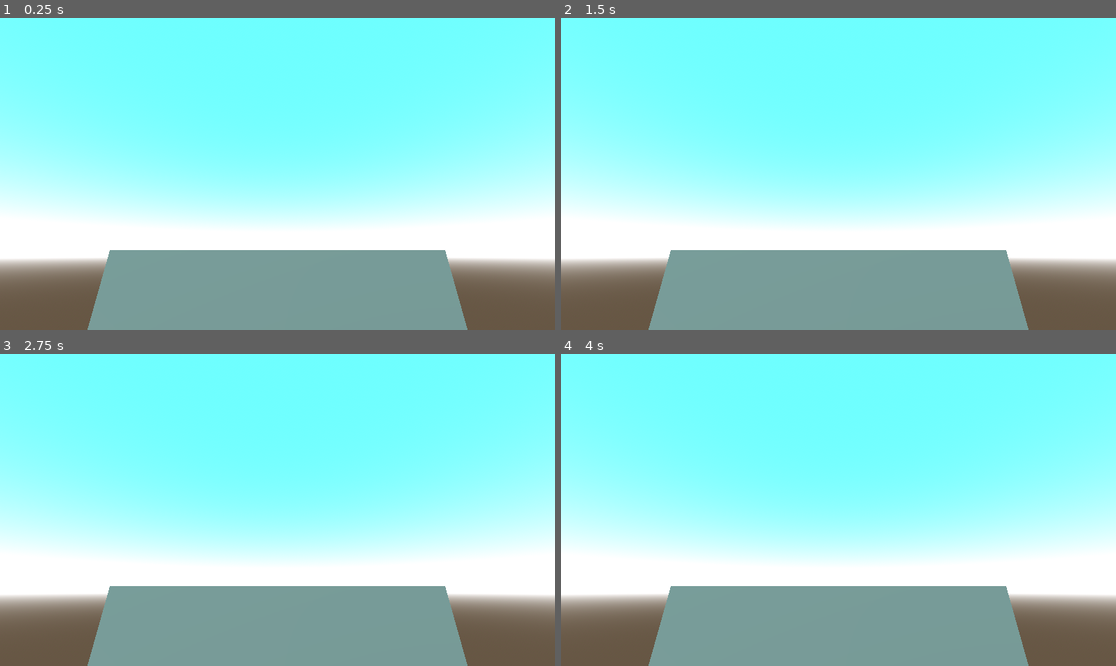
Above: before the commit, frames 1-4 (two rows, left to right).
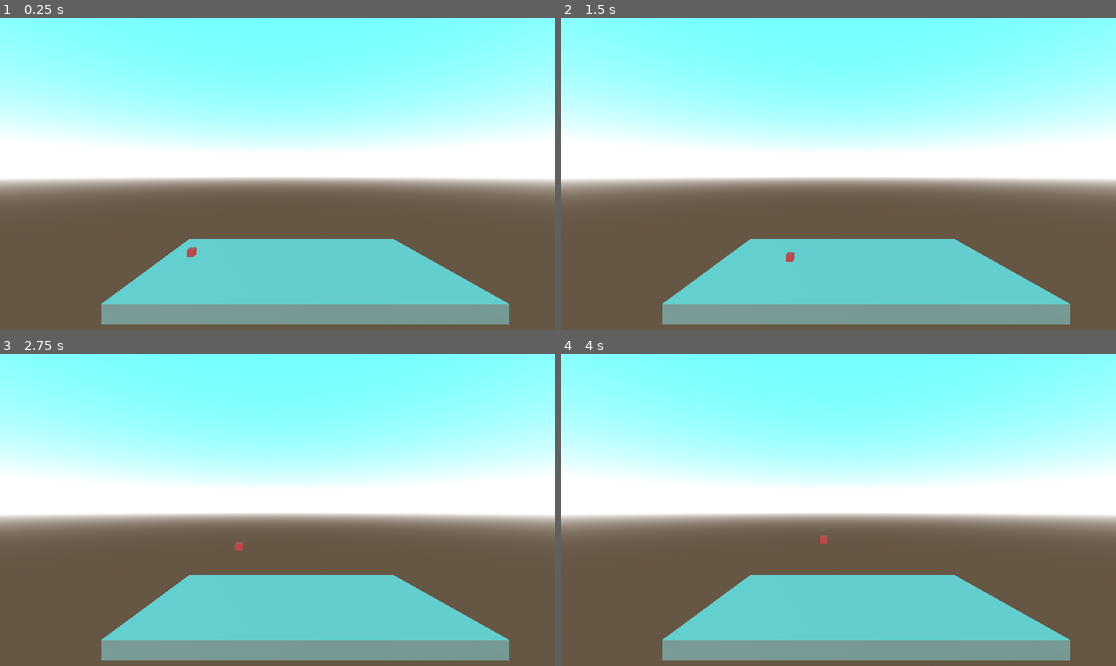
Above: after the commit, the same moments.

Repository: AtlasWongy/gmtk_game_jam_2024
Game: Godot game, scene res://scenes/test_level.tscn
Same seed, same stepped clock (60 frames per second), same inputs: the game is played once before the commit and once after it.
Inputs:
- Up to frame 1 (0.25 s): no input
- Up to frame 2 (1.5 s): tap Enter at 0.5 s; hold Right (right, bound only after the commit) 0.53-1.28 s; hold Space (jump, bound only after the commit) 0.53-1.28 s; hold Left (left, bound only after the commit) from 1.28 s (still down); tap Space (jump, bound only after the commit) at 1.35 s
- Up to frame 3 (2.75 s): tap Space (jump, bound only after the commit) at 1.52, 1.82 s; tap Enter at 2 s; release Left (left, bound only after the commit) at 2.03 s; hold Right (right, bound only after the commit) from 2.03 s (still down); hold Space (jump, bound only after the commit) from 2.03 s (still down)
- Up to frame 4 (4 s): release Space (jump, bound only after the commit) at 2.78 s; tap Space (jump, bound only after the commit) at 2.85, 3.02, 3.32, 3.5 s; release Right (right, bound only after the commit) at 3.53 s; hold Left (left, bound only after the commit) from 3.53 s (still down); hold Space (jump, bound only after the commit) from 3.53 s (still down)

The runs differ from the first frame. In frame 1, 77% of the frame differs, in the area x 0-100%, y 5-100%; in frame 2, 77%; in frame 3, 77%; in frame 4, 77%.

Commit message:
Character Controller Implementation

Diff:
--- /dev/null
+++ b/characters/player/blue_box/blue_box.gd
@@ -0,0 +1,42 @@
+extends CharacterBody3D
+
+var movement_direction: Vector3
+var speed: float = 5.0
+var acceleration: float = 1.0
+var is_jumping: bool = false
+var fall_gravity: int = 45
+var jump_gravity: float = fall_gravity
+var jump_height: float = 4.0
+var apex_duration: float = 0.5
+
+func _input(event: InputEvent) -> void:
+	movement_direction.x = Input.get_action_strength("right") - Input.get_action_strength("left")
+
+	if event.is_action_pressed("jump") and !is_jumping:
+		is_jumping = true
+
+func _physics_process(delta: float) -> void:
+	if !is_on_floor():
+		if velocity.y >= 0:
+			velocity.y -= jump_gravity * delta
+		else:
+			velocity.y -= fall_gravity * delta
+
+	if is_jumping and is_on_floor():
+		jump()
+		is_jumping = false
+
+	if is_movement_ongoing():
+		velocity.x = speed * movement_direction.normalized().x
+	else:
+		velocity.x = 0 * movement_direction.normalized().x
+
+	velocity = velocity.lerp(velocity, acceleration * delta)
+	move_and_slide()
+
+func is_movement_ongoing() -> bool:
+	return abs(movement_direction.x) > 0
+
+func jump():
+	velocity.y = 2 * jump_height / apex_duration
+	jump_gravity = velocity.y / apex_duration
--- /dev/null
+++ b/characters/player/blue_box/blue_box.tscn
@@ -0,0 +1,22 @@
+[gd_scene load_steps=5 format=3 uid="uid://c80ku4vswsnix"]
+
+[ext_resource type="Script" path="res://characters/player/blue_box/blue_box.gd" id="1_o7dyx"]
+
+[sub_resource type="StandardMaterial3D" id="StandardMaterial3D_58jym"]
+albedo_color = Color(0.311502, 0.45634, 0.861308, 1)
+
+[sub_resource type="BoxMesh" id="BoxMesh_gurk2"]
+material = SubResource("StandardMaterial3D_58jym")
+size = Vector3(0.5, 0.5, 0.5)
+
+[sub_resource type="BoxShape3D" id="BoxShape3D_ncd2b"]
+size = Vector3(0.5, 0.5, 0.5)
+
+[node name="BlueBox" type="CharacterBody3D"]
+script = ExtResource("1_o7dyx")
+
+[node name="MeshInstance3D" type="MeshInstance3D" parent="."]
+mesh = SubResource("BoxMesh_gurk2")
+
+[node name="CollisionShape3D" type="CollisionShape3D" parent="."]
+shape = SubResource("BoxShape3D_ncd2b")
--- /dev/null
+++ b/characters/player/red_box/movement_controller.gd
@@ -0,0 +1,2 @@
+extends Node3D
+class_name MovementController
--- /dev/null
+++ b/characters/player/red_box/red_box.gd
@@ -0,0 +1,42 @@
+extends CharacterBody3D
+
+var movement_direction: Vector3
+var speed: float = 5.0
+var acceleration: float = 1.0
+var is_jumping: bool = false
+var fall_gravity: int = 45
+var jump_gravity: float = fall_gravity
+var jump_height: float = 4.0
+var apex_duration: float = 0.5
+
+func _input(event: InputEvent) -> void:
+	movement_direction.x = Input.get_action_strength("right") - Input.get_action_strength("left")
+
+	if event.is_action_pressed("jump") and !is_jumping:
+		is_jumping = true
+
+func _physics_process(delta: float) -> void:
+	if !is_on_floor():
+		if velocity.y >= 0:
+			velocity.y -= jump_gravity * delta
+		else:
+			velocity.y -= fall_gravity * delta
+
+	if is_jumping and is_on_floor():
+		jump()
+		is_jumping = false
+
+	if is_movement_ongoing():
+		velocity.x = speed * movement_direction.normalized().x
+	else:
+		velocity.x = 0 * movement_direction.normalized().x
+
+	velocity = velocity.lerp(velocity, acceleration * delta)
+	move_and_slide()
+
+func is_movement_ongoing() -> bool:
+	return abs(movement_direction.x) > 0
+
+func jump():
+	velocity.y = 2 * jump_height / apex_duration
+	jump_gravity = velocity.y / apex_duration
--- /dev/null
+++ b/characters/player/red_box/red_box.tscn
@@ -0,0 +1,22 @@
+[gd_scene load_steps=5 format=3 uid="uid://d1qp5smneb3jt"]
+
+[ext_resource type="Script" path="res://characters/player/red_box/red_box.gd" id="1_q5md8"]
+
+[sub_resource type="BoxShape3D" id="BoxShape3D_o16ct"]
+size = Vector3(0.5, 0.5, 0.5)
+
+[sub_resource type="StandardMaterial3D" id="StandardMaterial3D_xhovl"]
+albedo_color = Color(0.920032, 0.240951, 0.254209, 1)
+
+[sub_resource type="BoxMesh" id="BoxMesh_pas5g"]
+material = SubResource("StandardMaterial3D_xhovl")
+size = Vector3(0.5, 0.5, 0.5)
+
+[node name="RedBox" type="CharacterBody3D"]
+script = ExtResource("1_q5md8")
+
+[node name="CollisionShape3D" type="CollisionShape3D" parent="."]
+shape = SubResource("BoxShape3D_o16ct")
+
+[node name="MeshInstance3D" type="MeshInstance3D" parent="."]
+mesh = SubResource("BoxMesh_pas5g")
--- a/project.godot
+++ b/project.godot
@@ -25,3 +25,27 @@
 
 window/size/viewport_width=1920
 window/size/viewport_height=1080
+
+[input]
+
+movement={
+"deadzone": 0.5,
+"events": [Object(InputEventKey,"resource_local_to_scene":false,"resource_name":"","device":-1,"window_id":0,"alt_pressed":false,"shift_pressed":false,"ctrl_pressed":false,"meta_pressed":false,"pressed":false,"keycode":0,"physical_keycode":4194321,"key_label":0,"unicode":0,"location":0,"echo":false,"script":null)
+, Object(InputEventKey,"resource_local_to_scene":false,"resource_name":"","device":-1,"window_id":0,"alt_pressed":false,"shift_pressed":false,"ctrl_pressed":false,"meta_pressed":false,"pressed":false,"keycode":0,"physical_keycode":4194319,"key_label":0,"unicode":0,"location":0,"echo":false,"script":null)
+]
+}
+right={
+"deadzone": 0.5,
+"events": [Object(InputEventKey,"resource_local_to_scene":false,"resource_name":"","device":-1,"window_id":0,"alt_pressed":false,"shift_pressed":false,"ctrl_pressed":false,"meta_pressed":false,"pressed":false,"keycode":0,"physical_keycode":4194321,"key_label":0,"unicode":0,"location":0,"echo":false,"script":null)
+]
+}
+left={
+"deadzone": 0.5,
+"events": [Object(InputEventKey,"resource_local_to_scene":false,"resource_name":"","device":-1,"window_id":0,"alt_pressed":false,"shift_pressed":false,"ctrl_pressed":false,"meta_pressed":false,"pressed":false,"keycode":0,"physical_keycode":4194319,"key_label":0,"unicode":0,"location":0,"echo":false,"script":null)
+]
+}
+jump={
+"deadzone": 0.5,
+"events": [Object(InputEventKey,"resource_local_to_scene":false,"resource_name":"","device":-1,"window_id":0,"alt_pressed":false,"shift_pressed":false,"ctrl_pressed":false,"meta_pressed":false,"pressed":false,"keycode":0,"physical_keycode":32,"key_label":0,"unicode":32,"location":0,"echo":false,"script":null)
+]
+}
--- a/scenes/test_level.tscn
+++ b/scenes/test_level.tscn
@@ -1,4 +1,6 @@
-[gd_scene load_steps=6 format=3 uid="uid://78nxbcy5lnm2"]
+[gd_scene load_steps=7 format=3 uid="uid://78nxbcy5lnm2"]
+
+[ext_resource type="PackedScene" uid="uid://d1qp5smneb3jt" path="res://characters/player/red_box/red_box.tscn" id="1_6002u"]
 
 [sub_resource type="ProceduralSkyMaterial" id="ProceduralSkyMaterial_3r77l"]
 sky_top_color = Color(0.214771, 0.565469, 0.975304, 1)
@@ -12,10 +14,10 @@
 sky = SubResource("Sky_dn2x1")
 
 [sub_resource type="BoxMesh" id="BoxMesh_nk5vr"]
-size = Vector3(5, 1, 5)
+size = Vector3(20, 1, 10)
 
 [sub_resource type="BoxShape3D" id="BoxShape3D_u64gh"]
-size = Vector3(5, 1, 5)
+size = Vector3(20, 1, 10)
 
 [node name="TestLevel" type="Node3D"]
 
@@ -28,7 +30,11 @@
 [node name="StaticBody3D" type="StaticBody3D" parent="MeshInstance3D"]
 
 [node name="CollisionShape3D" type="CollisionShape3D" parent="MeshInstance3D/StaticBody3D"]
+transform = Transform3D(1, 0, 0, 0, 1, 0, 0, 0, 1, 0.0283337, 0, 0)
 shape = SubResource("BoxShape3D_u64gh")
 
 [node name="Camera3D" type="Camera3D" parent="."]
-transform = Transform3D(1, 0, 0, 0, 0.930992, -0.365039, 0, 0.365039, 0.930992, 0, 0.452679, 5.73604)
+transform = Transform3D(1, 0, 0, 0, 1, 0, 0, 0, 1, -1.35929, 6.86705, 14.9567)
+
+[node name="RedBox" parent="." instance=ExtResource("1_6002u")]
+transform = Transform3D(1, 0, 0, 0, 1, 0, 0, 0, 1, -7.67689, 2.61725, 0)
--- a/singletons/game_manager.gd
+++ b/singletons/game_manager.gd
@@ -1 +1,8 @@
 extends Node
+
+enum CurrentBox {RED_BOX, BLUE_BOX}
+
+var current_box
+
+func _ready() -> void:
+	current_box = CurrentBox.RED_BOX
